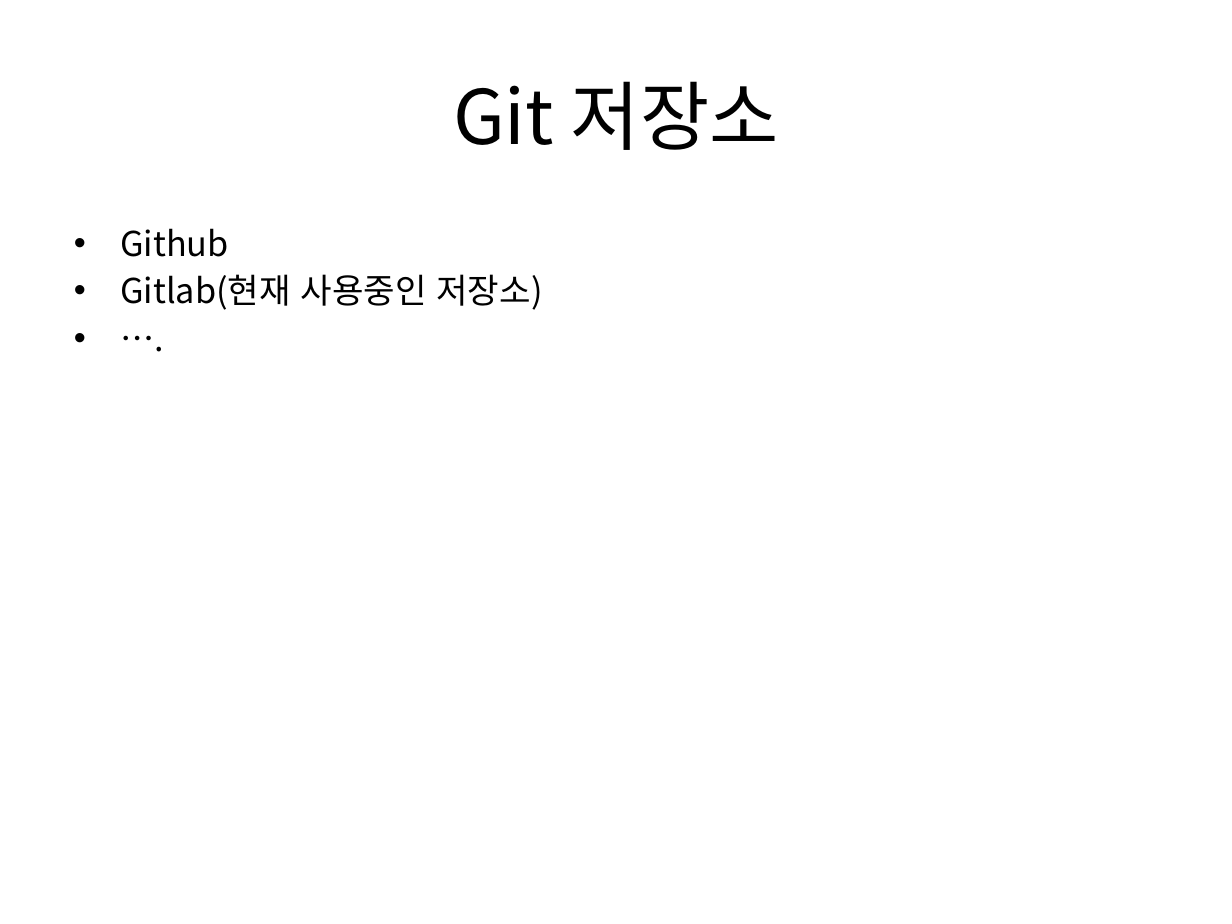
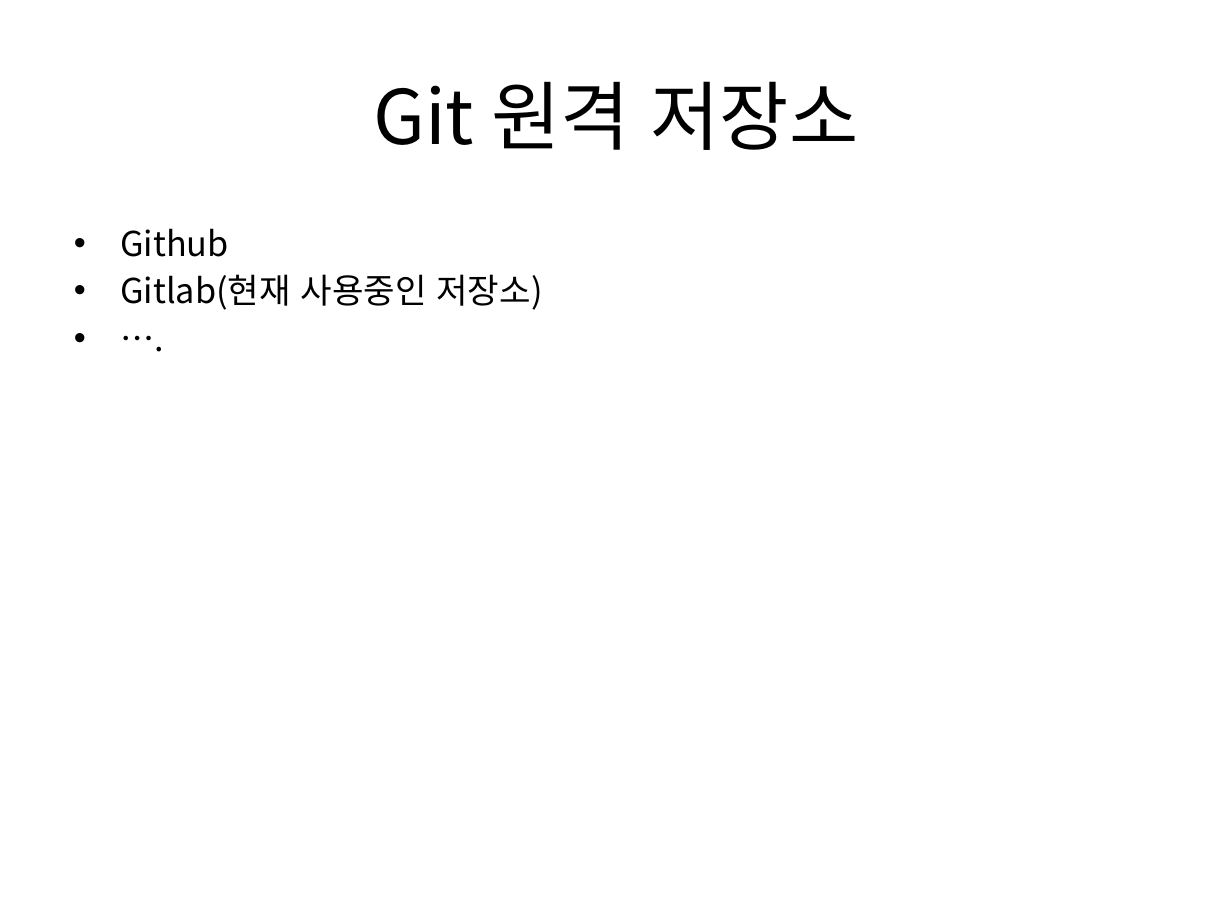
Before and after one commit to KimYoungJae0125/Command, a slide deck: slide 4 of Git/Git.pptx. Drawn at 1232x924 pixels with LibreOffice and Linux fonts; fonts in the diff are those of the drawing. Boxes give left, top, right and bottom in pixels: in the first picture for what was removed or moved away, otherwise in the second. Text is boxed around its words. In the diff, an @@ line names an element or a change of style, - is before the commit and + after.

Commit message:
중간 ppt 저장

```diff
--- a/Git/Git.pptx
+++ b/Git/Git.pptx
@@ title at [373, 81, 859, 150]: text changed @@
-Git 저장소
+Git 원격 저장소
```
Also in this commit, not shown: 5 other slides changed, 1 slide added.
